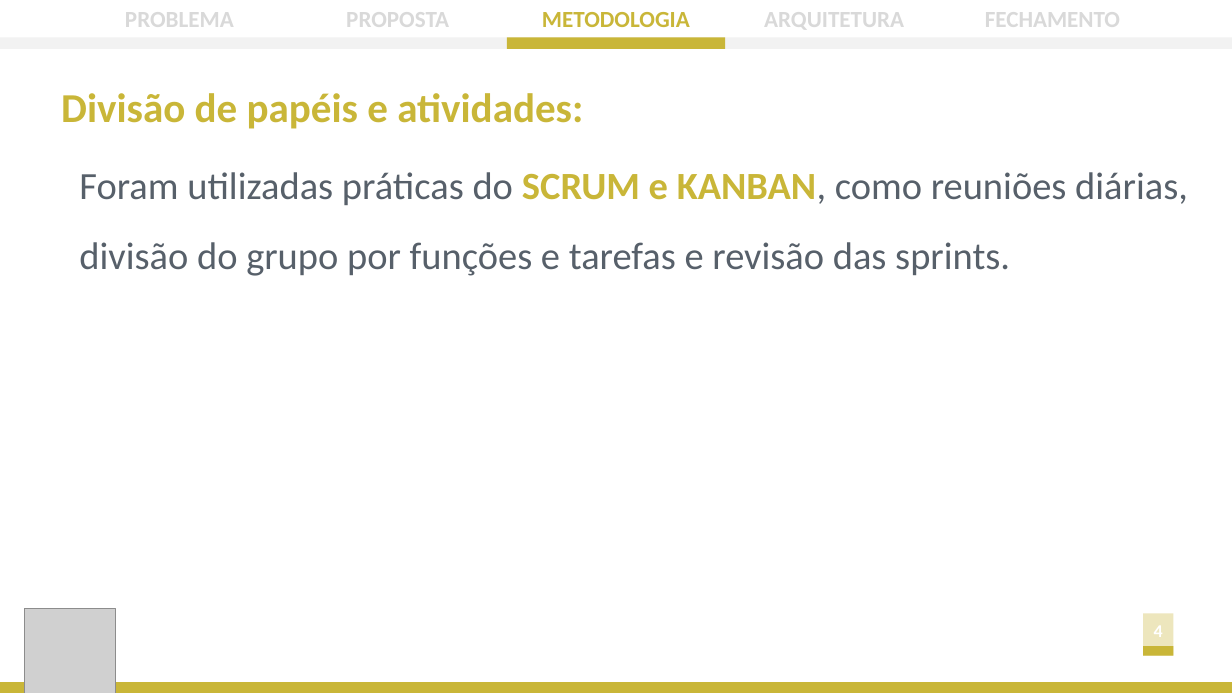
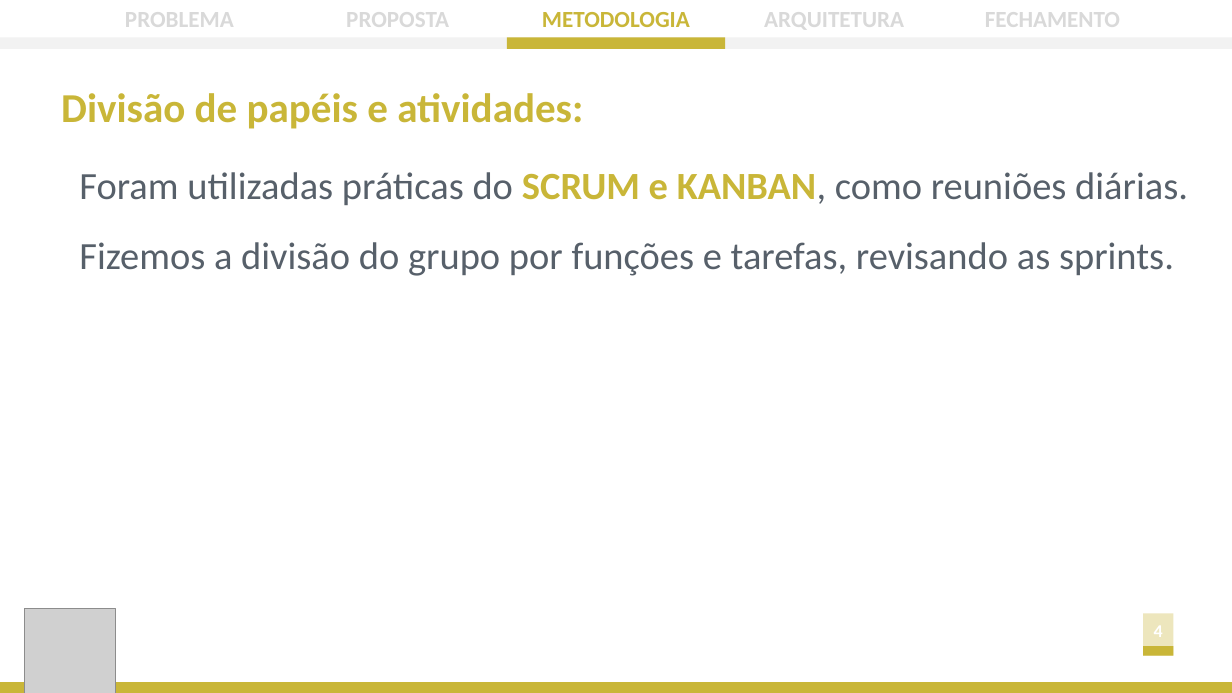
Before and after one commit to ICEI-PUC-Minas-PPLES-TI/plf-es-2022-2-ti1-7924100-mobilidade-urbana, a slide deck: slide 9 of docs/apresentacao/Apresentação - Sprint 4.pptx (slide 10 before the commit). Drawn at 1232x693 pixels with LibreOffice and Linux fonts; fonts in the diff are those of the drawing; grey boxes stand for pictures. Boxes give left, top, right and bottom in pixels: in the first picture for what was removed or moved away, otherwise in the second. Text is boxed around its words. In the diff, an @@ line names an element or a change of style, - is before the commit and + after.

```diff
--- a/docs/apresentacao/Apresentação - Sprint 4.pptx
+++ b/docs/apresentacao/Apresentação - Sprint 4.pptx
@@ text at bbox=[79, 172, 1188, 276]: text changed @@
-Foram utilizadas práticas do SCRUM e KANBAN, como reuniões diárias, divisão do grupo por funções e tarefas e revisão das sprints.
+Foram utilizadas práticas do SCRUM e KANBAN, como reuniões diárias. Fizemos a divisão do grupo por funções e tarefas, revisando as sprints.
```
Also in this commit, not shown: 3 other slides changed, 1 slide removed, 1 other file.
